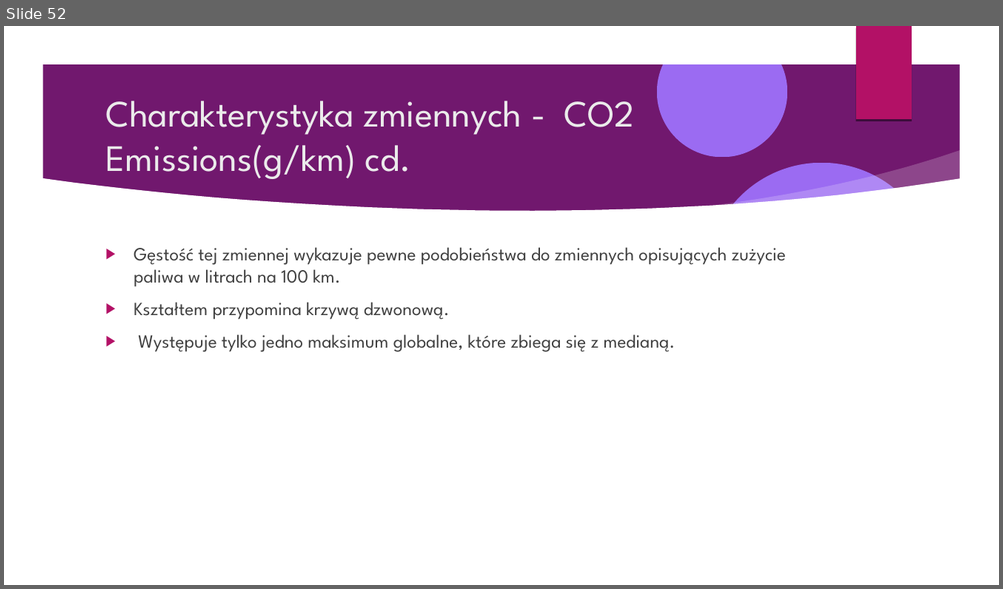
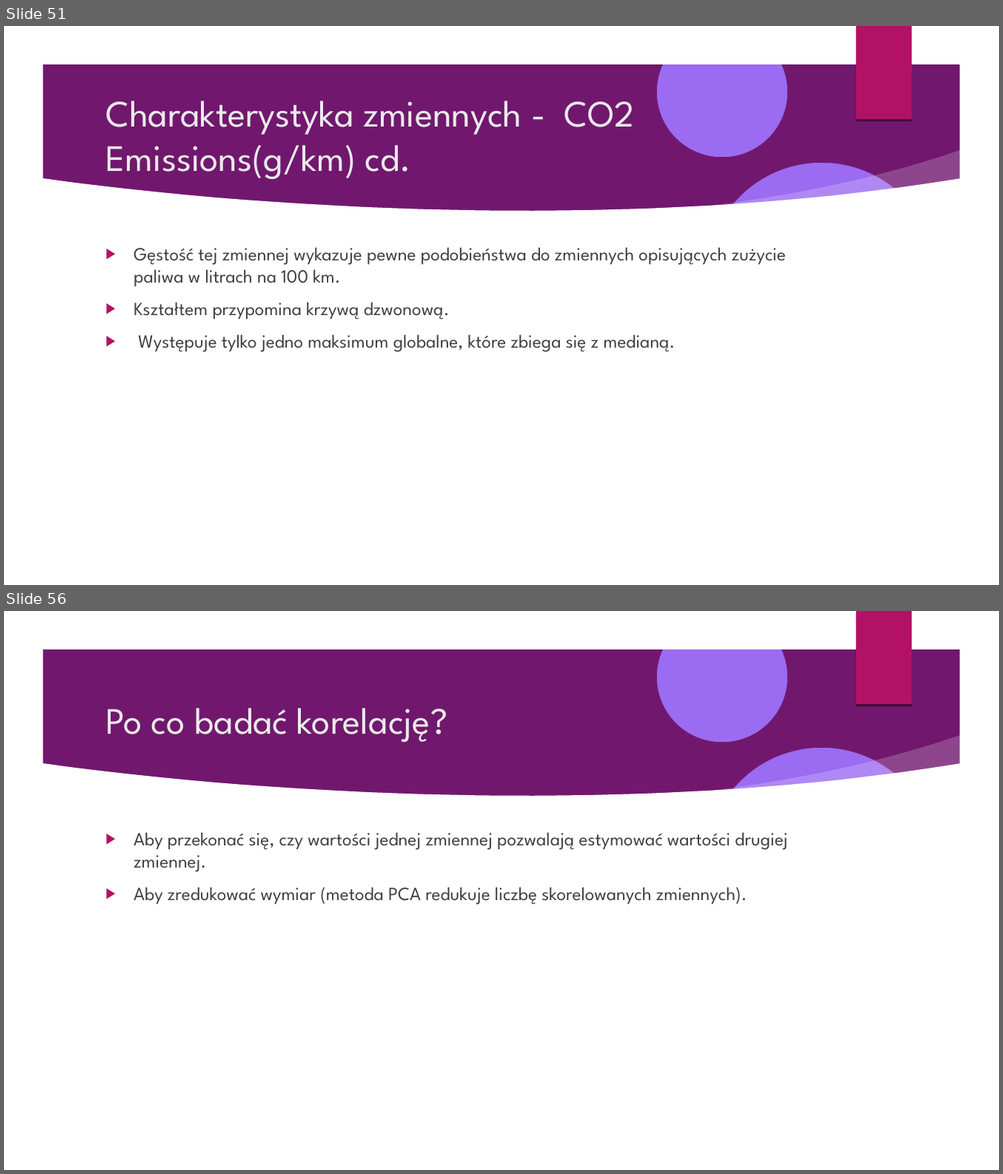
Before and after one commit to Pawel-Tomasz-Nowak/Scientific-collaboration, a slide deck: EmissionAnalysis/Prezentacja projektu.odp. Shown one above the other, each under a label of ours: slide 52 before the commit, slides 51 and 56 after it; the slides between them are not shown. The pictures are 1003x589 and 1003x1174 pixels, drawn with LibreOffice and Linux fonts; fonts in the diff are those of the drawing; background and template pictures are left out. Boxes give left, top, right and bottom in pixels: in the first picture for what was removed or moved away, otherwise in the second. Text is boxed around its words. In the diff, an @@ line names an element or a change of style, - is before the commit and + after.

```diff
--- a/EmissionAnalysis/Prezentacja projektu.odp
+++ b/EmissionAnalysis/Prezentacja projektu.odp
@@ slide 56 added at [4, 611, 999, 1170], background picture (left out); not listed: 9 template elements that a slide beside it also shows @@
@@ title added at [105, 708, 448, 742], 36 pt, text #EBEBEB @@
+Po co badać korelację?
@@ text added at [134, 832, 787, 905], 18 pt, text #404040 @@
+▶ Aby przekonać się, czy wartości jednej zmiennej pozwalają estymować wartości drugiej zmiennej.
+▶ Aby zredukować wymiar (metoda PCA redukuje liczbę skorelowanych zmiennych).
@@ what was slide 52 is now slide 51 @@
```
Also in this commit, not shown: 2 slides changed, 18 other slides added, 4 slides removed, 3 other files.
